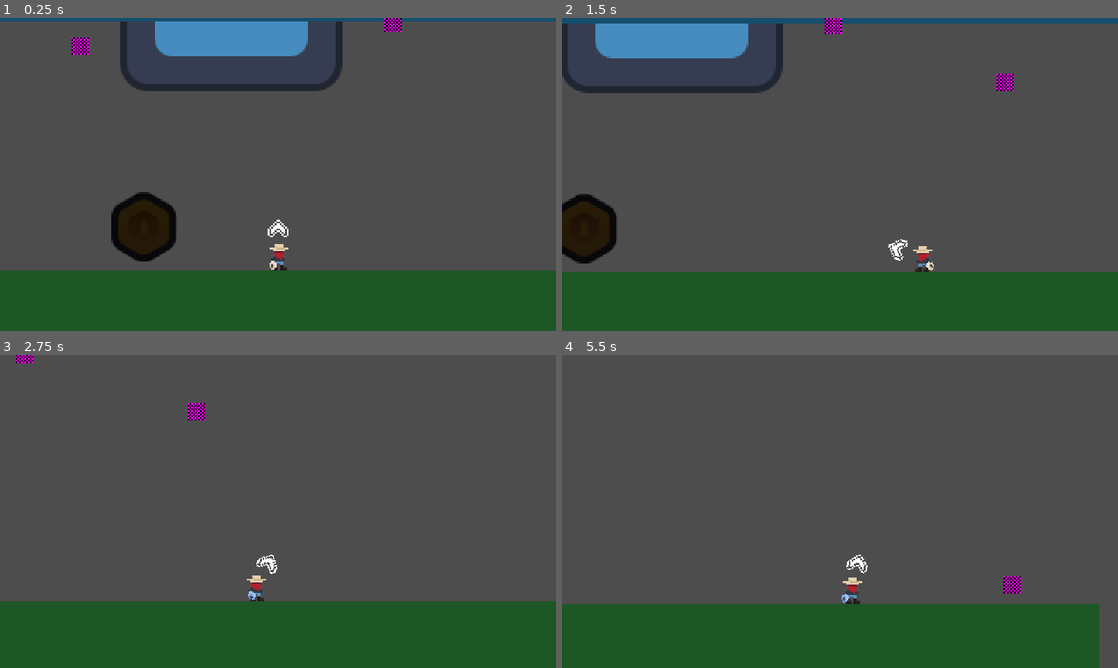
Above: before the commit, frames 1-4 (two rows, left to right).
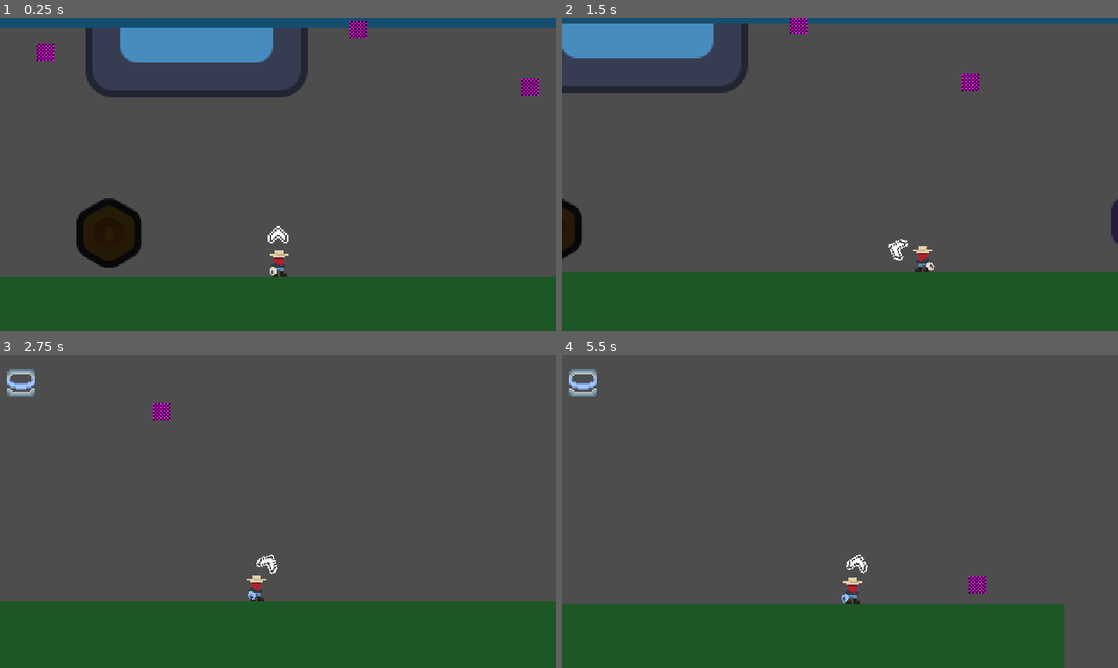
Above: after the commit, the same moments.

Repository: haywirehawk/gmtk2025
Game: Godot game, scene res://maps/test1/test_map_1.tscn
Two runs of this game, one before a commit and one after it. Both use one fixed random seed, a clock stepped at 60 frames per second and the inputs below. The engine's default icon, where the game draws it, is replaced by a stand-in: a white triangle on a blue panel in a dark square.
Inputs (mouse positions are in pixels of both pictures, inside the frame that each line leads up to):
- Up to frame 1 (0.25 s): no input
- Up to frame 2 (1.5 s): move the mouse to (962, 158) at 0.52 s; press the mouse at (962, 158) at 0.53 s; hold D (move_right) from 0.53 s (still down); tap Space (jump) at 0.77 s; tap E (next_lasso) at 0.8, 1.35 s; move the mouse to (728, 190) at 1.27 s; release the mouse at (728, 190) at 1.28 s
- Up to frame 3 (2.75 s): tap Space (jump) at 1.52 s; tap Q (previous_lasso) at 1.55 s; move the mouse to (333, 442) at 2.02 s; release D (move_right) at 2.03 s; hold A (move_left) from 2.03 s (still down); hold Q (previous_lasso) from 2.03 s (still down); click (333, 442) at 2.3 s
- Up to frame 4 (5.5 s): move the mouse to (812, 574) at 2.77 s; release A (move_left) at 2.78 s; release Q (previous_lasso) at 2.78 s; hold D (move_right) 2.78-4.28 s; tap F (Interact) at 2.85 s; tap Space (jump) at 3.02, 3.77, 4.52 s; tap E (next_lasso) at 3.05, 4.35, 5.3 s; move the mouse to (1006, 558) at 3.52 s; press the mouse at (1006, 558) at 3.53 s; tap Q (previous_lasso) at 3.8 s; move the mouse to (673, 464) at 4.27 s; release the mouse at (673, 464) at 4.28 s; hold A (move_left) 4.28-5.03 s; click (673, 464) at 4.55 s; move the mouse to (867, 511) at 5.02 s; hold D (move_right) from 5.03 s (still down); hold Q (previous_lasso) from 5.03 s (still down)

The runs differ from the first frame. In frame 1, 12% of the frame differs, in the area x 0-100%, y 0-83%; in frame 2, 4.4%; in frame 3, 0.7%; in frame 4, 1.9%.

Commit message:
HUD started, see Test Map 1 or Main Map for example

Diff:
--- a/game_objects/camera/game_camera.gd
+++ b/game_objects/camera/game_camera.gd
@@ -1,3 +1,4 @@
+class_name GameCamera
 extends Camera2D
 
 const MOTION_DAMPING: float = 3.0
@@ -14,6 +15,10 @@
 	follow_target(delta)
 
 
+func assign_target(new_target: Node2D) -> void:
+	target = new_target
+
+
 func follow_target(delta: float) -> void:
 	if is_instance_valid(target):
 		global_position = lerp(global_position, target.global_position, 1 - exp(-MOTION_DAMPING * delta))
--- /dev/null
+++ b/game_objects/manager/game_manager/game_manager.gd
@@ -0,0 +1,40 @@
+class_name GameManager
+extends Node
+
+const PLAYER_SCENE = preload("uid://bbs6thqicl6be")
+
+@export var camera: GameCamera
+@export var tornado: Node
+@export var hud: HUD
+@export var upgrade_manager: UpgradeManager
+@export var spawn_location: Marker2D
+
+var player: Player
+
+@onready var doom_start_timer: Timer = %DoomStartTimer
+
+
+func _ready() -> void:
+	hud.upgrade_manager = upgrade_manager
+
+	spawn_player()
+
+
+func spawn_player() -> void:
+	player = PLAYER_SCENE.instantiate()
+	player.global_position = spawn_location.global_position
+	get_tree().get_first_node_in_group("entities_layer").add_child(player)
+	camera.assign_target(player)
+	GameEvents.emit_player_spawned(player)
+
+
+func reset_doom() -> void:
+	pass
+
+
+#func filler() -> void:
+	#pass
+#
+#
+#func filler() -> void:
+	#pass
--- /dev/null
+++ b/game_objects/manager/game_manager/game_manager.tscn
@@ -0,0 +1,9 @@
+[gd_scene load_steps=2 format=3 uid="uid://caa770o25ysc7"]
+
+[ext_resource type="Script" uid="uid://yfl0syu1vlnc" path="res://game_objects/manager/game_manager/game_manager.gd" id="1_xiaf6"]
+
+[node name="GameManager" type="Node"]
+script = ExtResource("1_xiaf6")
+
+[node name="DoomStartTimer" type="Timer" parent="."]
+unique_name_in_owner = true
--- a/game_objects/manager/upgrade_manager/upgrade_manager.gd
+++ b/game_objects/manager/upgrade_manager/upgrade_manager.gd
@@ -4,8 +4,6 @@
 #signal new_lasso_acquired
 #signal lasso_equipped(lasso: LassoResource)
 signal lassos_updated
-
-@export var starting_lasso: LassoResource
 
 var player: Player
 var _current_lasso_collection: Array[LassoResource]
@@ -34,7 +32,6 @@
 
 	var index := try_index if try_index >= 0 and try_index < _current_lasso_collection.size() else _current_index
 	var lasso := _current_lasso_collection[index]
-	print("Selected %s at index %d" % [lasso.title, _current_index])
 	return lasso
 
 
@@ -48,9 +45,10 @@
 	else:
 		temp_index += 1
 
+	var lasso := get_current_lasso(temp_index)
 	if set_current:
 		_current_index = temp_index
-	return get_current_lasso()
+	return lasso
 
 
 func get_previous_lasso(set_current: bool = true) -> LassoResource:
@@ -63,9 +61,14 @@
 	else:
 		temp_index -= 1
 
+	var lasso := get_current_lasso(temp_index)
 	if set_current:
 		_current_index = temp_index
-	return get_current_lasso()
+	return lasso
+
+
+func get_collection_size() -> int:
+	return _current_lasso_collection.size()
 
 
 func _on_player_spawned(active_player: Player) -> void:
--- /dev/null
+++ b/maps/main/main_map.gd
@@ -0,0 +1,6 @@
+extends Node
+
+var player_data: PlayerData
+
+func _ready() -> void:
+	pass
--- /dev/null
+++ b/maps/main/main_map.tscn
@@ -0,0 +1,56 @@
+[gd_scene load_steps=11 format=3 uid="uid://cmy4xujejhlfw"]
+
+[ext_resource type="PackedScene" uid="uid://c1hg8vg83s6wv" path="res://ui/hud/hud.tscn" id="1_5gfxk"]
+[ext_resource type="PackedScene" uid="uid://c752gnmyuhq6i" path="res://game_objects/camera/game_camera.tscn" id="1_wcb2u"]
+[ext_resource type="PackedScene" uid="uid://b574qxdeclqad" path="res://game_objects/manager/upgrade_manager/upgrade_manager.tscn" id="2_a7cji"]
+[ext_resource type="PackedScene" uid="uid://caa770o25ysc7" path="res://game_objects/manager/game_manager/game_manager.tscn" id="2_n1a2d"]
+[ext_resource type="PackedScene" uid="uid://ba5arjpbjqef0" path="res://game_objects/manager/inventory_manager.tscn" id="4_7ucyl"]
+[ext_resource type="PackedScene" uid="uid://b0qvyu1crjo2y" path="res://game_objects/enemy/tornado/tornado.tscn" id="5_5gfxk"]
+[ext_resource type="PackedScene" uid="uid://dxn5li1hk61b5" path="res://game_objects/collectable/upgrades/upgrade_base.tscn" id="7_hjb1d"]
+[ext_resource type="PackedScene" uid="uid://bt2iv73fklqb1" path="res://game_objects/collectable/upgrades/fire_upgrade/fire_upgrade.tscn" id="8_xwlcu"]
+[ext_resource type="PackedScene" uid="uid://d3s7a6g1gmhdt" path="res://game_objects/collectable/upgrades/ghost_upgrade/ghost_upgrade.tscn" id="9_4s324"]
+
+[sub_resource type="RectangleShape2D" id="RectangleShape2D_7ucyl"]
+size = Vector2(800, 20)
+
+[node name="MainMap" type="Node"]
+
+[node name="HUD" parent="." node_paths=PackedStringArray("inventory_manager", "upgrade_manager") instance=ExtResource("1_5gfxk")]
+inventory_manager = NodePath("../InventoryManager")
+upgrade_manager = NodePath("../UpgradeManager")
+
+[node name="GameManager" parent="." node_paths=PackedStringArray("camera", "hud", "upgrade_manager", "spawn_location") instance=ExtResource("2_n1a2d")]
+camera = NodePath("../GameCamera")
+hud = NodePath("../HUD")
+upgrade_manager = NodePath("../UpgradeManager")
+spawn_location = NodePath("../PlayerSpawn")
+
+[node name="UpgradeManager" parent="." instance=ExtResource("2_a7cji")]
+
+[node name="InventoryManager" parent="." instance=ExtResource("4_7ucyl")]
+
+[node name="GameCamera" parent="." instance=ExtResource("1_wcb2u")]
+
+[node name="Environment" type="Node2D" parent="."]
+
+[node name="StaticBody2D" type="StaticBody2D" parent="Environment"]
+position = Vector2(346, 356)
+
+[node name="CollisionShape2D" type="CollisionShape2D" parent="Environment/StaticBody2D"]
+shape = SubResource("RectangleShape2D_7ucyl")
+
+[node name="Tornado" parent="." instance=ExtResource("5_5gfxk")]
+
+[node name="Entities" type="Node2D" parent="." groups=["entities_layer"]]
+
+[node name="Upgrade" parent="Entities" instance=ExtResource("7_hjb1d")]
+position = Vector2(375, 329)
+
+[node name="FireUpgrade" parent="Entities" instance=ExtResource("8_xwlcu")]
+position = Vector2(244, 326)
+
+[node name="GhostUpgrade" parent="Entities" instance=ExtResource("9_4s324")]
+position = Vector2(452, 315)
+
+[node name="PlayerSpawn" type="Marker2D" parent="."]
+position = Vector2(326, 301)
--- a/maps/test1/test_map_1.tscn
+++ b/maps/test1/test_map_1.tscn
@@ -1,10 +1,12 @@
-[gd_scene load_steps=11 format=3 uid="uid://dspgucdg0i66x"]
+[gd_scene load_steps=13 format=3 uid="uid://dspgucdg0i66x"]
 
 [ext_resource type="Texture2D" uid="uid://4vbrdlx8amd1" path="res://icon.svg" id="1_cjpbq"]
 [ext_resource type="PackedScene" uid="uid://b574qxdeclqad" path="res://game_objects/manager/upgrade_manager/upgrade_manager.tscn" id="1_fyp3o"]
-[ext_resource type="PackedScene" uid="uid://bbs6thqicl6be" path="res://game_objects/player/player.tscn" id="2_i4lod"]
+[ext_resource type="PackedScene" uid="uid://c1hg8vg83s6wv" path="res://ui/hud/hud.tscn" id="1_hwq5v"]
 [ext_resource type="PackedScene" uid="uid://p86bjl8eh3bk" path="res://game_objects/components/grabbable/grabbable_component.tscn" id="2_wwfj4"]
+[ext_resource type="PackedScene" uid="uid://ba5arjpbjqef0" path="res://game_objects/manager/inventory_manager.tscn" id="2_xshbh"]
 [ext_resource type="PackedScene" uid="uid://c752gnmyuhq6i" path="res://game_objects/camera/game_camera.tscn" id="3_i4lod"]
+[ext_resource type="PackedScene" uid="uid://caa770o25ysc7" path="res://game_objects/manager/game_manager/game_manager.tscn" id="3_kq4s0"]
 [ext_resource type="PackedScene" uid="uid://bt2iv73fklqb1" path="res://game_objects/collectable/upgrades/fire_upgrade/fire_upgrade.tscn" id="6_mdvf0"]
 [ext_resource type="PackedScene" uid="uid://d0nhuv8a8es4l" path="res://game_objects/collectable/upgrades/rubber_upgrade/rubber_upgrade.tscn" id="7_gfwpi"]
 [ext_resource type="PackedScene" uid="uid://d3s7a6g1gmhdt" path="res://game_objects/collectable/upgrades/ghost_upgrade/ghost_upgrade.tscn" id="8_55u35"]
@@ -15,10 +17,22 @@
 
 [node name="TestMap1" type="Node"]
 
+[node name="HUD" parent="." node_paths=PackedStringArray("inventory_manager", "upgrade_manager") instance=ExtResource("1_hwq5v")]
+inventory_manager = NodePath("../InventoryManager")
+upgrade_manager = NodePath("../UpgradeManager")
+
+[node name="InventoryManager" parent="." instance=ExtResource("2_xshbh")]
+
+[node name="GameManager" parent="." node_paths=PackedStringArray("camera", "hud", "upgrade_manager", "spawn_location") instance=ExtResource("3_kq4s0")]
+camera = NodePath("../GameCamera")
+hud = NodePath("../HUD")
+upgrade_manager = NodePath("../UpgradeManager")
+spawn_location = NodePath("../Marker2D")
+
 [node name="UpgradeManager" parent="." instance=ExtResource("1_fyp3o")]
 
 [node name="GameCamera" parent="." node_paths=PackedStringArray("target") instance=ExtResource("3_i4lod")]
-target = NodePath("../Entities/Player")
+target = NodePath("")
 
 [node name="Sprite2D" type="Sprite2D" parent="."]
 position = Vector2(240, 85)
@@ -138,11 +152,8 @@
 
 [node name="Entities" type="Node2D" parent="." groups=["entities_layer"]]
 
-[node name="Player" parent="Entities" instance=ExtResource("2_i4lod")]
-position = Vector2(267, 244)
-
 [node name="FireUpgrade" parent="Entities" instance=ExtResource("6_mdvf0")]
-position = Vector2(-110, 213)
+position = Vector2(2, 225)
 
 [node name="RubberUpgrade" parent="Entities" instance=ExtResource("7_gfwpi")]
 position = Vector2(834, 306)
@@ -152,3 +163,6 @@
 
 [node name="Upgrade" parent="Entities" instance=ExtResource("9_gfwpi")]
 position = Vector2(190, 243)
+
+[node name="Marker2D" type="Marker2D" parent="."]
+position = Vector2(287, 239)
--- a/resources/lassos/rubber_lasso/rubber_lasso.tres
+++ b/resources/lassos/rubber_lasso/rubber_lasso.tres
@@ -16,8 +16,8 @@
 rope_honda_frames = ExtResource("2_lqisg")
 rope_slack_texture = ExtResource("3_h8xeh")
 max_length = 140.0
-rest_length = 30.0
+rest_length = 20.0
 throw_speed = 60.0
-stiffness = 80.0
+stiffness = 100.0
 damping_factor = 0.0
 metadata/_custom_type_script = "uid://bqwr6lu7hmc7b"
--- /dev/null
+++ b/ui/hud/hud.gd
@@ -0,0 +1,55 @@
+class_name HUD
+extends CanvasLayer
+
+@export var inventory_manager: InventoryManager
+@export var upgrade_manager: UpgradeManager
+@export var inventory_item_scene: PackedScene
+
+@onready var doom_status_container: HBoxContainer = %DoomStatusContainer
+@onready var inventory_container: VBoxContainer = %InventoryContainer
+@onready var equipment_container: EquipmentContainer = %EquipmentContainer
+
+
+func _ready() -> void:
+	GameEvents.player_inventory_changed.connect(_on_inventory_changed)
+	upgrade_manager.lassos_updated.connect(_on_lassos_updated)
+
+	update_inventory(inventory_manager.get_current_inventory())
+	update_equipment()
+
+
+func update_equipment() -> void:
+	var equipment_number := upgrade_manager.get_collection_size()
+	if equipment_number == 0:
+		equipment_container.hide_all()
+	elif equipment_number == 1:
+		equipment_container.show_primary()
+		equipment_container.set_selected_equipment(upgrade_manager.get_current_lasso())
+	else:
+		equipment_container.show_all()
+		equipment_container.set_previous_equipment(upgrade_manager.get_previous_lasso(false))
+		equipment_container.set_selected_equipment(upgrade_manager.get_current_lasso())
+		equipment_container.set_next_equipment(upgrade_manager.get_next_lasso(false))
+
+
+func _clear_container(container: Node):
+	var container_children = container.get_children()
+	for i in container_children.size():
+			container_children[i].queue_free()
+
+
+func update_inventory(current_inventory: Dictionary):
+	_clear_container(inventory_container)
+
+	for item in current_inventory:
+		var inventory_item_instance = inventory_item_scene.instantiate()
+		inventory_container.add_child(inventory_item_instance)
+		inventory_item_instance.update_item_display(current_inventory[item]["resource"], current_inventory)
+
+
+func _on_inventory_changed(current_inventory):
+	update_inventory(current_inventory)
+
+
+func _on_lassos_updated():
+	update_equipment()
--- /dev/null
+++ b/ui/hud/hud.tscn
@@ -0,0 +1,35 @@
+[gd_scene load_steps=3 format=3 uid="uid://c1hg8vg83s6wv"]
+
+[ext_resource type="Script" uid="uid://bt3gyo62qvl7t" path="res://ui/hud/hud.gd" id="1_xmswo"]
+[ext_resource type="PackedScene" uid="uid://ck64syesq4jbj" path="res://ui/hud/hud_upgrade_selection.tscn" id="2_4d6w6"]
+
+[node name="HUD" type="CanvasLayer"]
+script = ExtResource("1_xmswo")
+
+[node name="MarginContainer" type="MarginContainer" parent="."]
+anchors_preset = 15
+anchor_right = 1.0
+anchor_bottom = 1.0
+grow_horizontal = 2
+grow_vertical = 2
+theme_override_constants/margin_left = 8
+theme_override_constants/margin_top = 8
+theme_override_constants/margin_right = 8
+theme_override_constants/margin_bottom = 8
+
+[node name="VBoxContainer" type="VBoxContainer" parent="MarginContainer"]
+layout_mode = 2
+size_flags_horizontal = 0
+size_flags_vertical = 0
+
+[node name="DoomStatusContainer" type="HBoxContainer" parent="MarginContainer/VBoxContainer"]
+unique_name_in_owner = true
+layout_mode = 2
+
+[node name="InventoryContainer" type="VBoxContainer" parent="MarginContainer/VBoxContainer"]
+unique_name_in_owner = true
+layout_mode = 2
+
+[node name="EquipmentContainer" parent="MarginContainer/VBoxContainer" instance=ExtResource("2_4d6w6")]
+unique_name_in_owner = true
+layout_mode = 2
--- /dev/null
+++ b/ui/hud/hud_inventory_item.tscn
@@ -0,0 +1,8 @@
+[gd_scene format=3 uid="uid://bkgs7rq2vqrtv"]
+
+[node name="HUDInventoryItem" type="HBoxContainer"]
+offset_right = 40.0
+offset_bottom = 40.0
+
+[node name="TextureRect" type="TextureRect" parent="."]
+layout_mode = 2
--- /dev/null
+++ b/ui/hud/hud_upgrade_selection.gd
@@ -0,0 +1,40 @@
+class_name EquipmentContainer
+extends HBoxContainer
+
+@onready var previous_container: AspectRatioContainer = %PreviousContainer
+@onready var current_container: AspectRatioContainer = %CurrentContainer
+@onready var next_container: AspectRatioContainer = %NextContainer
+
+@onready var previous_texture: TextureRect = %PreviousTexture
+@onready var current_texture: TextureRect = %CurrentTexture
+@onready var next_texture: TextureRect = %NextTexture
+
+
+func hide_all() -> void:
+	previous_container.hide()
+	current_container.hide()
+	next_container.hide()
+
+
+func show_all() -> void:
+	previous_container.show()
+	current_container.show()
+	next_container.show()
+
+
+func show_primary() -> void:
+	previous_container.hide()
+	current_container.show()
+	next_container.hide()
+
+
+func set_selected_equipment(lasso: LassoResource) -> void:
+	current_texture.texture = lasso.hitched_texture
+
+
+func set_next_equipment(lasso: LassoResource) -> void:
+	next_texture.texture = lasso.hitched_texture
+
+
+func set_previous_equipment(lasso: LassoResource) -> void:
+	previous_texture.texture = lasso.hitched_texture
--- /dev/null
+++ b/ui/hud/hud_upgrade_selection.tscn
@@ -0,0 +1,78 @@
+[gd_scene load_steps=8 format=3 uid="uid://ck64syesq4jbj"]
+
+[ext_resource type="Script" uid="uid://dh8tah1mk6noi" path="res://ui/hud/hud_upgrade_selection.gd" id="1_10crl"]
+[ext_resource type="Texture2D" uid="uid://dx4xokayh3q8b" path="res://resources/lassos/fire_lasso/assets/fire_lasso_hitched.png" id="2_x2xf6"]
+[ext_resource type="Texture2D" uid="uid://b2wl34kljek2m" path="res://ui/assets/ui9slices.png" id="3_v37fr"]
+[ext_resource type="Texture2D" uid="uid://rdoh4po4mtug" path="res://resources/lassos/basic_lasso/assets/base_lasso_hitched.png" id="4_31k0g"]
+[ext_resource type="Texture2D" uid="uid://whpmlpwxmgw3" path="res://resources/lassos/ghost_lasso/assets/ghost_lasso_hitched.png" id="5_gp4xj"]
+
+[sub_resource type="AtlasTexture" id="AtlasTexture_7i1iw"]
+atlas = ExtResource("3_v37fr")
+region = Rect2(51, 18, 11, 12)
+
+[sub_resource type="AtlasTexture" id="AtlasTexture_ijaek"]
+atlas = ExtResource("3_v37fr")
+region = Rect2(32, 16, 16, 16)
+
+[node name="EquipmentContainer" type="HBoxContainer"]
+offset_right = 40.0
+offset_bottom = 40.0
+size_flags_horizontal = 0
+size_flags_vertical = 0
+script = ExtResource("1_10crl")
+
+[node name="PreviousContainer" type="AspectRatioContainer" parent="."]
+unique_name_in_owner = true
+custom_minimum_size = Vector2(16, 16)
+layout_mode = 2
+size_flags_horizontal = 0
+size_flags_vertical = 4
+
+[node name="PreviousTexture" type="TextureRect" parent="PreviousContainer"]
+unique_name_in_owner = true
+custom_minimum_size = Vector2(16, 16)
+layout_mode = 2
+size_flags_horizontal = 0
+size_flags_vertical = 0
+texture = ExtResource("2_x2xf6")
+expand_mode = 1
+
+[node name="TextureRect2" type="TextureRect" parent="PreviousContainer"]
+layout_mode = 2
+texture = SubResource("AtlasTexture_7i1iw")
+
+[node name="CurrentContainer" type="AspectRatioContainer" parent="."]
+unique_name_in_owner = true
+custom_minimum_size = Vector2(32, 32)
+layout_mode = 2
+size_flags_horizontal = 0
+size_flags_vertical = 4
+
+[node name="CurrentTexture" type="TextureRect" parent="CurrentContainer"]
+unique_name_in_owner = true
+custom_minimum_size = Vector2(16, 16)
+layout_mode = 2
+texture = ExtResource("4_31k0g")
+
+[node name="TextureRect3" type="TextureRect" parent="CurrentContainer"]
+layout_mode = 2
+texture = SubResource("AtlasTexture_ijaek")
+
+[node name="NextContainer" type="AspectRatioContainer" parent="."]
+unique_name_in_owner = true
+custom_minimum_size = Vector2(16, 16)
+layout_mode = 2
+size_flags_horizontal = 0
+size_flags_vertical = 4
+
+[node name="NextTexture" type="TextureRect" parent="NextContainer"]
+unique_name_in_owner = true
+custom_minimum_size = Vector2(16, 16)
+layout_mode = 2
+size_flags_horizontal = 0
+size_flags_vertical = 0
+texture = ExtResource("5_gp4xj")
+
+[node name="TextureRect" type="TextureRect" parent="NextContainer"]
+layout_mode = 2
+texture = SubResource("AtlasTexture_7i1iw")
Not shown, added: game_objects/manager/game_manager/game_manager.gd.uid
Not shown, added: maps/main/main_map.gd.uid
Not shown: 1 places in resources/lassos/fire_lasso/fire_lasso_frames.tres that only renumber resources
Not shown, added: ui/hud/hud.gd.uid
Not shown, added: ui/hud/hud_upgrade_selection.gd.uid
